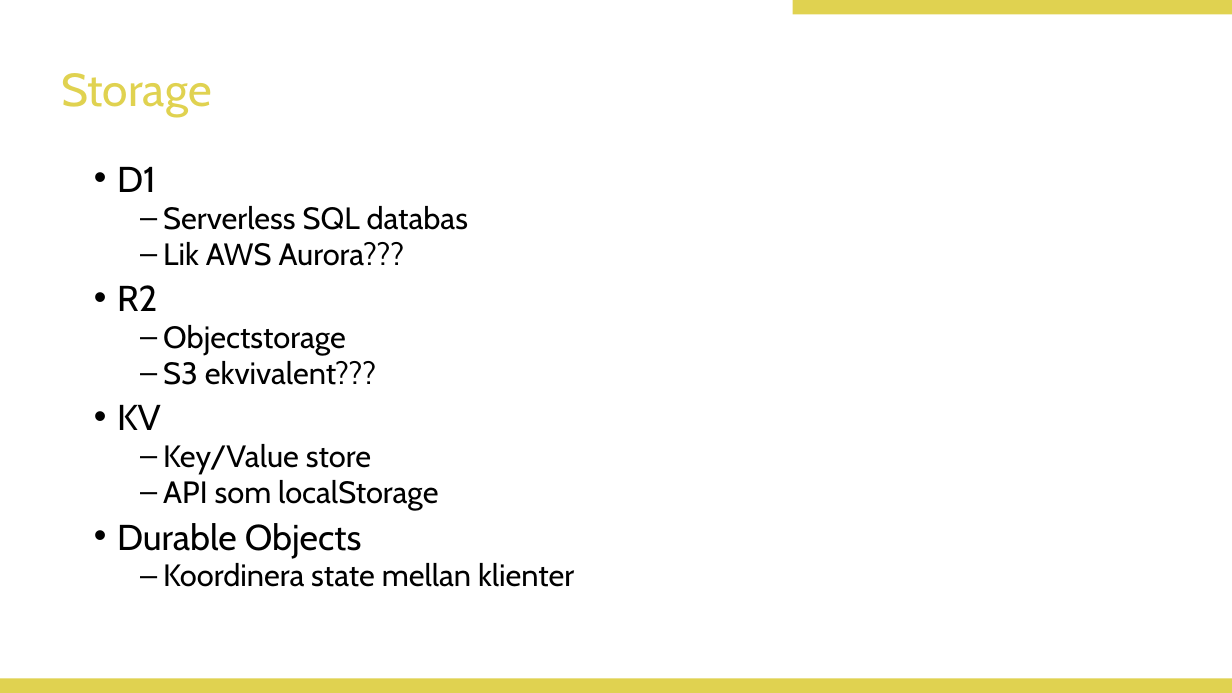
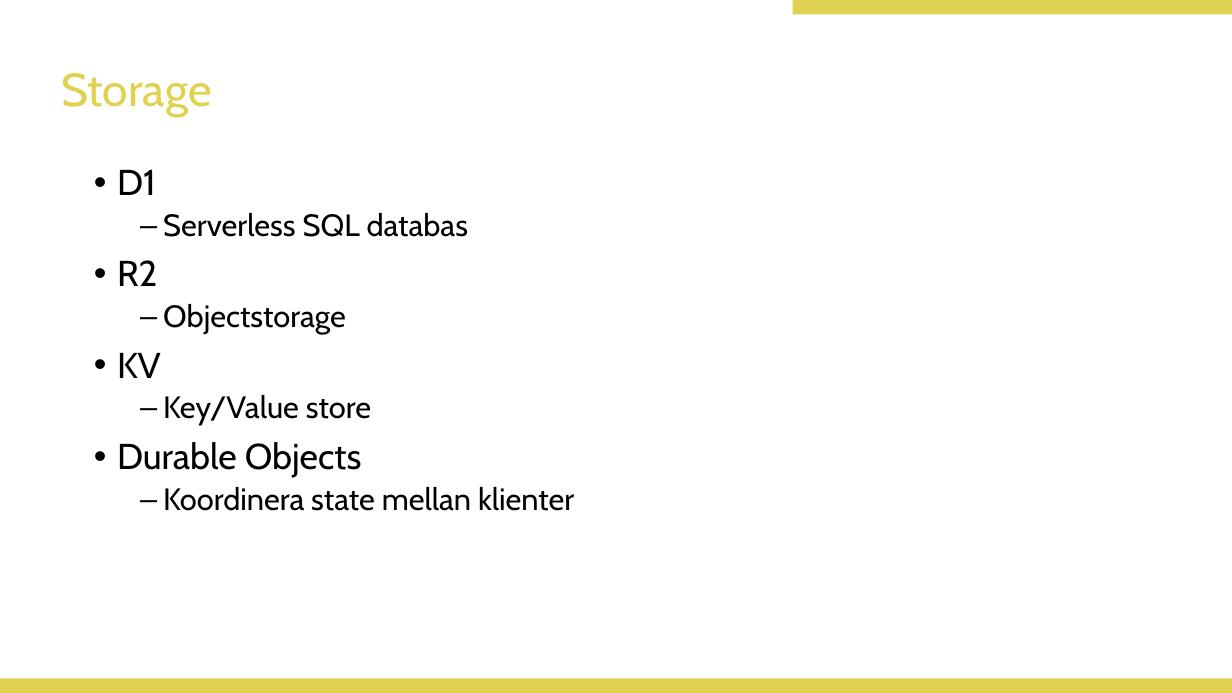
Before and after one commit to Doverstav/kitscon241, a slide deck: slide 6 of docs/presentation.pptx. Drawn at 1232x693 pixels with LibreOffice and Linux fonts; fonts in the diff are those of the drawing. Boxes give left, top, right and bottom in pixels: in the first picture for what was removed or moved away, otherwise in the second. Text is boxed around its words. In the diff, an @@ line names an element or a change of style, - is before the commit and + after.

```diff
--- a/docs/presentation.pptx
+++ b/docs/presentation.pptx
@@ text "D1" at (117, 170, 574, 511): line spacing 0.8 to 0.9 @@
@@ text at (163, 242, 405, 266): paragraph removed @@
-  – Lik AWS Aurora???
@@ text at (163, 361, 376, 385): paragraph removed @@
-  – S3 ekvivalent???
@@ text at (163, 480, 438, 510): paragraph removed @@
-  – API som localStorage
```
Also in this commit, not shown: 4 other slides changed, 9 slides added, 7 slides removed, 1 other file.
